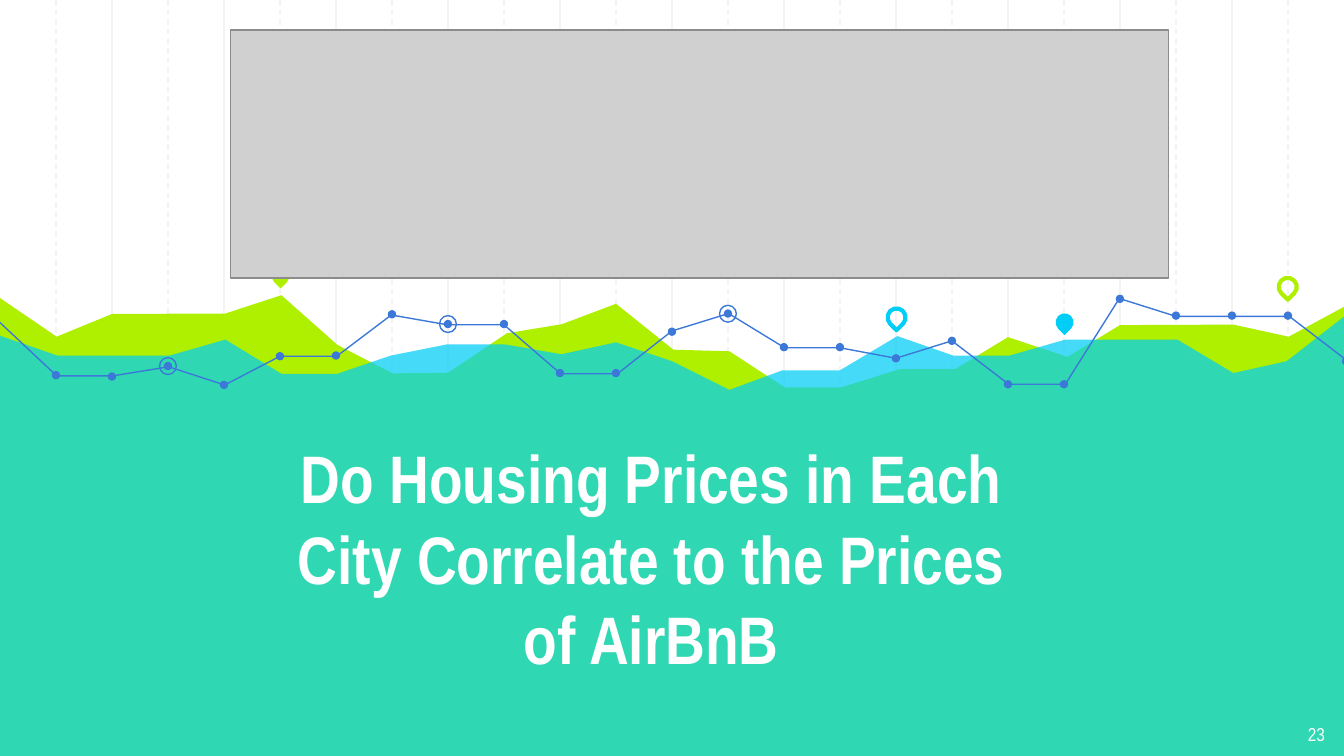
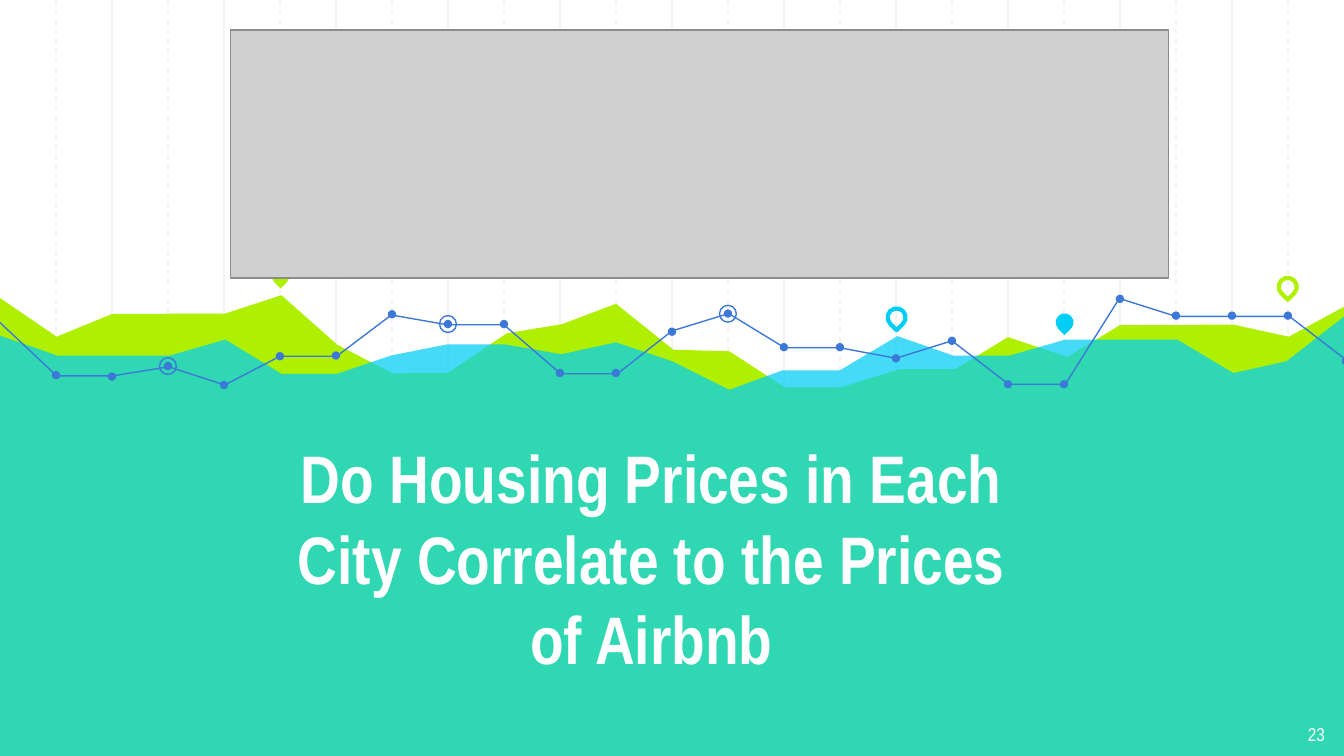
Before and after one commit to GT-Project1-A1/AirBNB, a slide deck: slide 23 of Project1_FinalPresentation.pptx. Drawn at 1344x756 pixels with LibreOffice and Linux fonts; fonts in the diff are those of the drawing; grey boxes stand for pictures. Boxes give left, top, right and bottom in pixels: in the first picture for what was removed or moved away, otherwise in the second. Text is boxed around its words. In the diff, an @@ line names an element or a change of style, - is before the commit and + after.

```diff
--- a/Project1_FinalPresentation.pptx
+++ b/Project1_FinalPresentation.pptx
@@ title at [298, 454, 1004, 665]: text changed @@
-Do Housing Prices in Each City Correlate to the Prices of AirBnB
+Do Housing Prices in Each City Correlate to the Prices of Airbnb
```
Also in this commit, not shown: 5 other slides changed.
